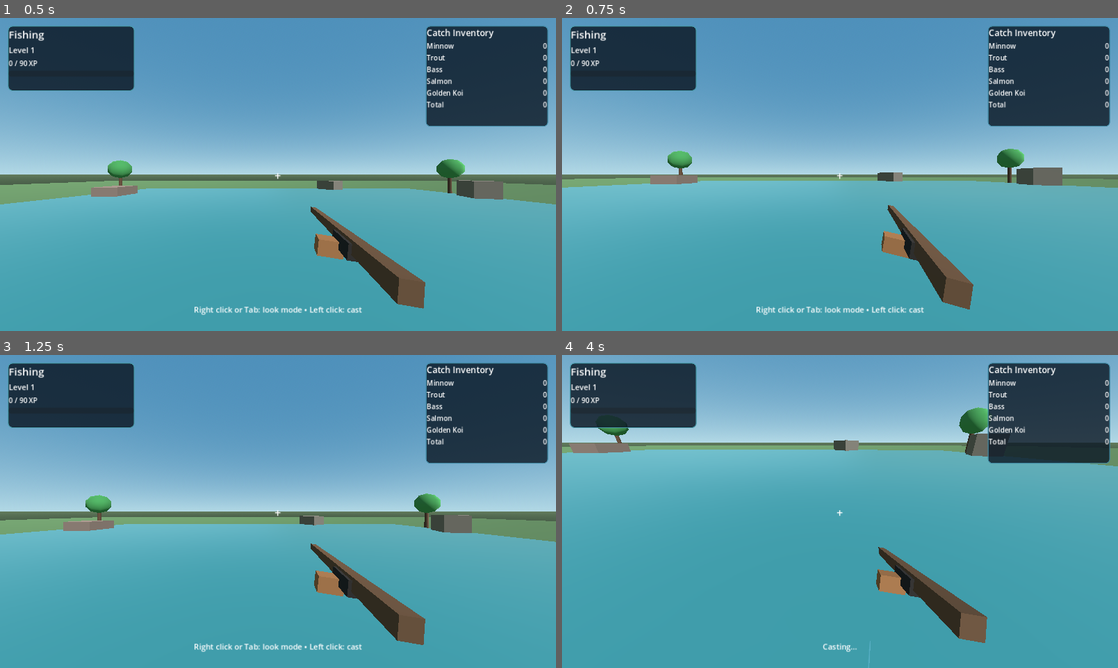
Above: before the commit, frames 1-4 (two rows, left to right).
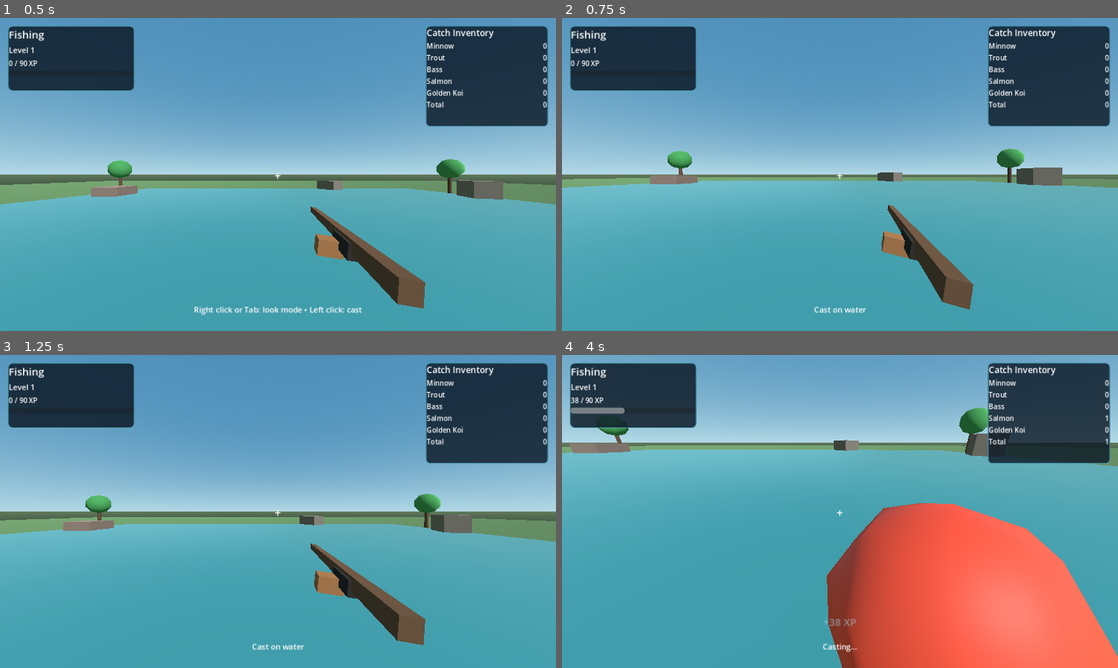
Above: after the commit, the same moments.

Repository: Churper/Skilling
Game: Godot game, scene res://scenes/main.tscn
The game is run twice, just before and just after one commit, with the same random seed, the same clock (stepped at 60 frames per second) and the same inputs.
Inputs (mouse positions are in pixels of both pictures, inside the frame that each line leads up to):
- Up to frame 1 (0.5 s): no input
- Up to frame 2 (0.75 s): tap Enter at 0.5 s; move the mouse to (962, 158) at 0.52 s; press the mouse at (962, 158) at 0.53 s; hold D (move_right) from 0.53 s (still down)
- Up to frame 3 (1.25 s): keep holding D (move_right); tap Space (jump) at 0.77 s
- Up to frame 4 (4 s): move the mouse to (728, 527) at 1.27 s; release D (move_right) at 1.28 s; release the mouse at (728, 527) at 1.28 s; hold S (move_back) 1.28-2.03 s; click (728, 527) at 1.35 s; tap Space (jump) at 1.52, 3.02, 3.77 s; move the mouse to (895, 442) at 2.02 s; hold D (move_right) 2.03-2.78 s; hold Tab (toggle_mouse_capture) 2.03-2.78 s; click (895, 442) at 2.3 s; move the mouse to (834, 517) at 2.77 s; hold W (move_forward) from 2.78 s (still down); click (834, 517) at 2.85 s; move the mouse to (878, 514) at 3.52 s; press the mouse at (878, 514) at 3.53 s

Frame 1 is identical in both runs. In frame 2, 0.3% of the frame differs, in the area x 35-66%, y 92-95%; in frame 3, 0.3%; in frame 4, 22%, in the area x 1-100%, y 13-100%.

Commit message:
Fix web cast input and restore branded loader

Diff:
--- a/scripts/app_bootstrap.gd
+++ b/scripts/app_bootstrap.gd
@@ -63,8 +63,6 @@
 
 func _unhandled_input(event: InputEvent) -> void:
 	if event.is_action_pressed("cast"):
-		if Input.get_mouse_mode() != Input.MOUSE_MODE_CAPTURED:
-			return
 		_try_cast()
 
 func _process(delta: float) -> void:
@@ -476,9 +474,12 @@
 	if cast_state == 1:
 		return
 
-	var center: Vector2 = get_viewport().get_visible_rect().size * 0.5
-	var ray_origin: Vector3 = camera.project_ray_origin(center)
-	var ray_direction: Vector3 = camera.project_ray_normal(center)
+	var screen_point: Vector2 = get_viewport().get_visible_rect().size * 0.5
+	if Input.get_mouse_mode() != Input.MOUSE_MODE_CAPTURED:
+		screen_point = get_viewport().get_mouse_position()
+
+	var ray_origin: Vector3 = camera.project_ray_origin(screen_point)
+	var ray_direction: Vector3 = camera.project_ray_normal(screen_point)
 
 	var params: PhysicsRayQueryParameters3D = PhysicsRayQueryParameters3D.create(ray_origin, ray_origin + ray_direction * 500.0)
 	params.collide_with_areas = true
Not shown, changed: docs/index.html
Not shown, changed: docs/index.pck
Not shown, changed: tools/export_web.ps1
